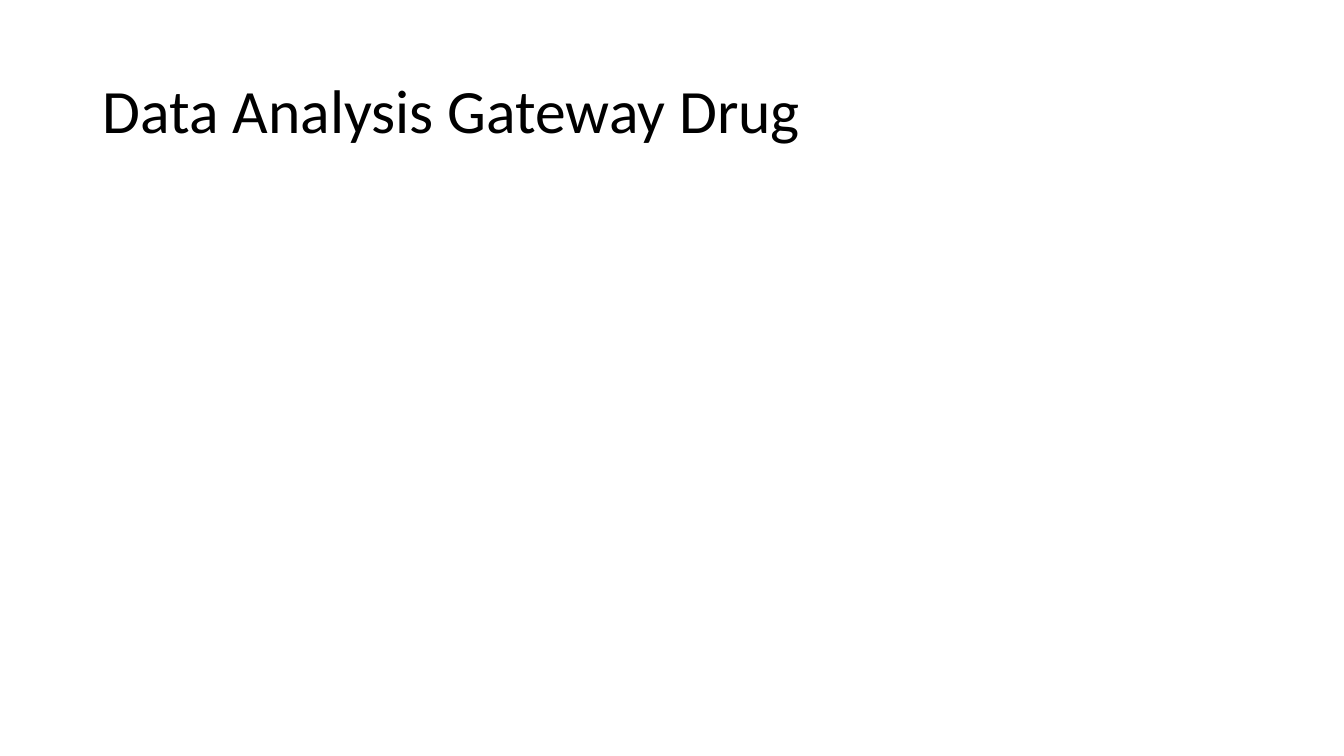
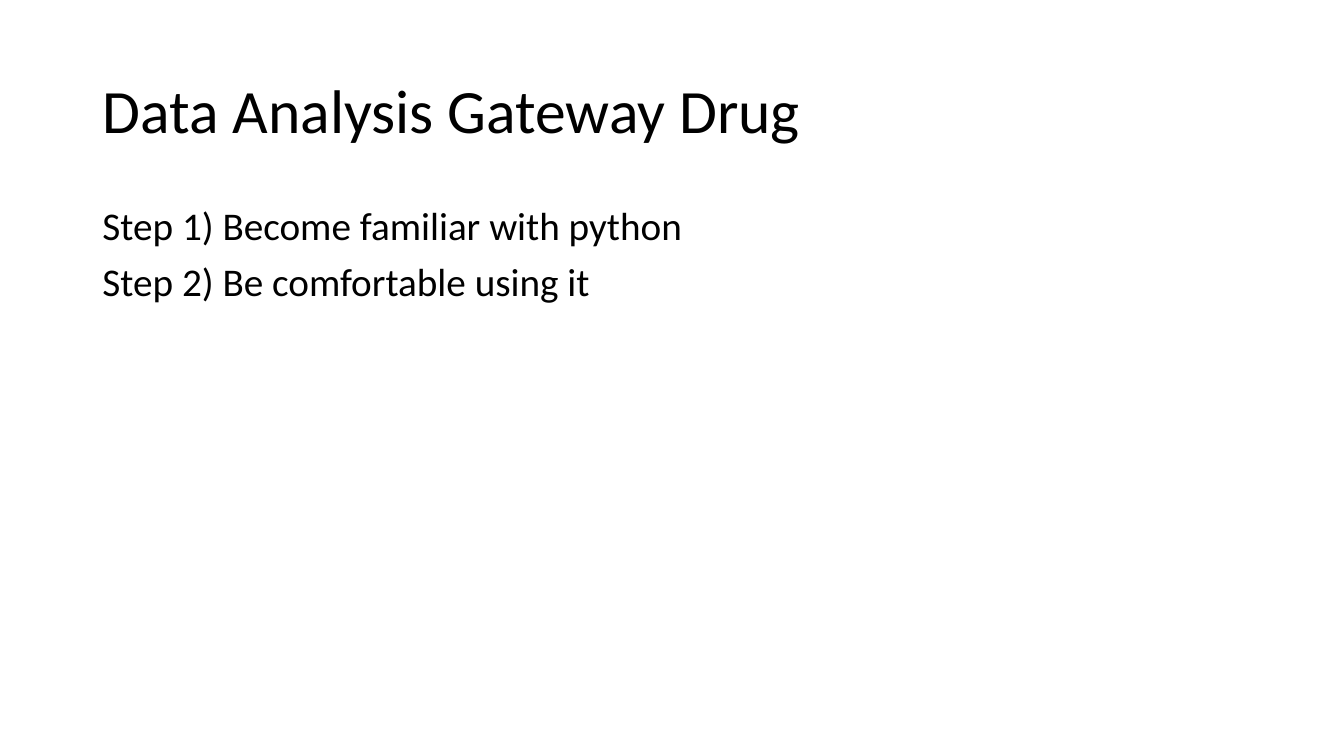
Before and after one commit to LimnoTech/Python-Data-Analysis-Course, a slide deck: slide 30 of Day1/IntroToPython/IntroToPython.pptx (slide 12 before the commit). Drawn at 1344x756 pixels with LibreOffice and Linux fonts; fonts in the diff are those of the drawing. Boxes give left, top, right and bottom in pixels: in the first picture for what was removed or moved away, otherwise in the second. Text is boxed around its words. In the diff, an @@ line names an element or a change of style, - is before the commit and + after.

```diff
--- a/Day1/IntroToPython/IntroToPython.pptx
+++ b/Day1/IntroToPython/IntroToPython.pptx
@@ text added at (102, 211, 682, 303), 28 pt, text #000000 @@
+Step 1) Become familiar with python
+Step 2) Be comfortable using it
```
Also in this commit, not shown: 6 other slides changed, 10 slides added, 3 slides removed, 1 other file.
